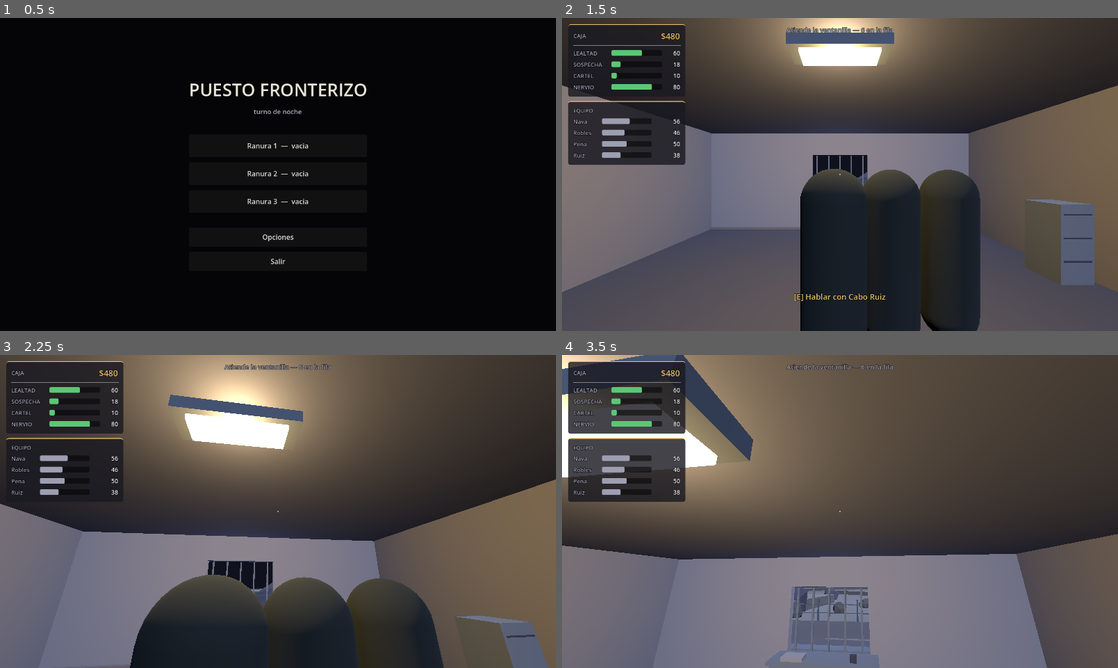
Above: before the commit, frames 1-4 (two rows, left to right).
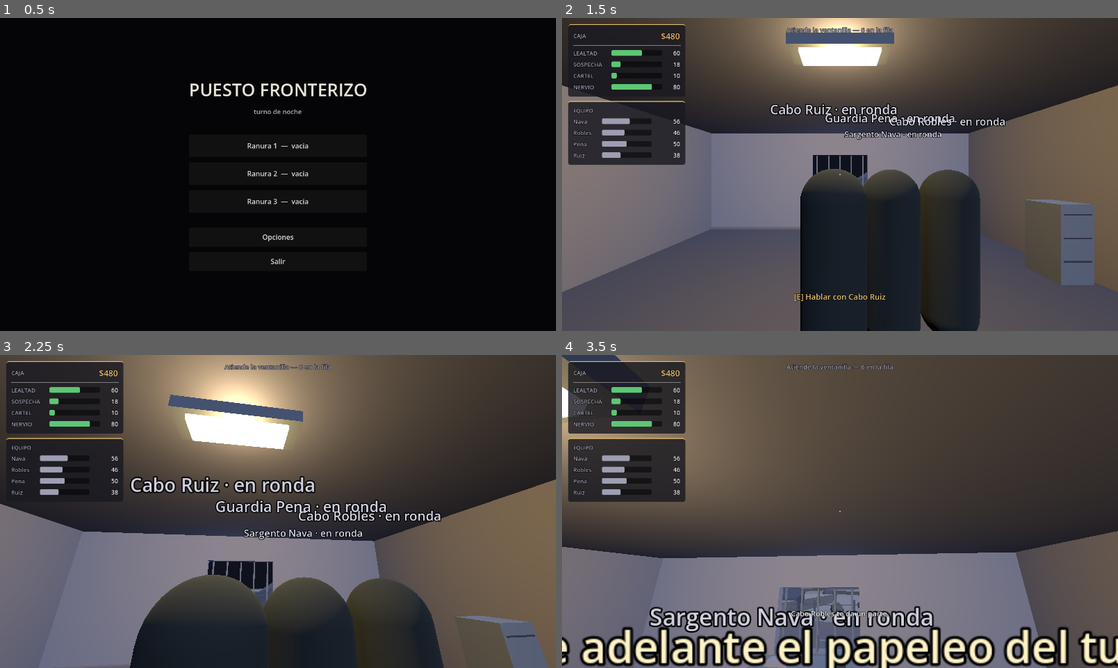
Above: after the commit, the same moments.

Repository: Yorfad/juego
Game: Godot game, scene res://scenes/main_menu.tscn
Two runs of this game, one before a commit and one after it. Both use one fixed random seed, a clock stepped at 60 frames per second and the inputs below.
Inputs (mouse positions are in pixels of both pictures, inside the frame that each line leads up to):
- Up to frame 1 (0.5 s): no input
- Up to frame 2 (1.5 s): click "Ranura 1 — vacia" at 0.5 s; click "Empezar turno" at 1.25 s
- Up to frame 3 (2.25 s): tap Enter at 2 s; move the mouse to (305, 511) at 2.02 s; hold W from 2.03 s (still down); tap E at 2.1 s
- Up to frame 4 (3.5 s): keep holding W; tap Space at 2.27, 3.02 s; move the mouse to (812, 511) at 2.77 s; tap E at 2.85 s

Frame 1 is identical in both runs. In frame 2, 1.4% of the frame differs, in the area x 37-80%, y 27-39%; in frame 3, 2.6%; in frame 4, 23%, in the area x 0-100%, y 0-100%.

Commit message:
Puerta sin parpadeo + companeros legibles
- Puerta: empieza cerrada, hoja separada del plano de la pared (no coplanar ->
  sin z-fight), tween en rotation:y (radianes). Colision en capa 4: bloquea al
  jugador, los companeros la ignoran. player.collision_mask = 1|8.
- companion.gd: rotulo Label3D persistente sobre cada uno ("<Nombre> · en ronda
  / te busca / se aparta", coloreado por banda). Avisos (toast) cuando: te dan
  un parte, los pillas apartandose, o completan algo turbio (falta dinero /
  filtracion). Mas frecuencia de partes, tiempos mas cortos. Saludo en rotation:x.

Co-Authored-By: Claude Sonnet 5 <noreply@anthropic.com>
Claude-Session: https://claude.ai/code/session_01Eay4HqBPnDMfxUkYf3EmSx

Diff:
--- a/scripts/companion.gd
+++ b/scripts/companion.gd
@@ -36,13 +36,14 @@
 var _here := "center"
 var _think_t := 3.0
 var _state_t := 0.0
-var _bubble: Label3D
-var _bubble_t := 0.0
+var _label: Label3D          # rotulo persistente: "<Nombre> · <estado>" o la frase del parte
+var _say_t := 0.0
 var _arm_r: Node3D
+var _notify := Callable()    # world.gd: mostrar un aviso (toast)
 
 
 func setup(cid: String, cdef: Dictionary, player, wp: Dictionary,
-		links: Dictionary, cover: Array, active_cb: Callable) -> void:
+		links: Dictionary, cover: Array, active_cb: Callable, notify_cb: Callable) -> void:
 	id = cid
 	def = cdef
 	boldness = float(cdef.get("boldness", 0.6))
@@ -51,21 +52,22 @@
 	_links = links
 	_cover = cover
 	_active = active_cb
+	_notify = notify_cb
 	_arm_r = find_child("arm_r", true, false)
 	_here = _nearest_wp()
-	_think_t = randf_range(4.0, 10.0)
+	_think_t = randf_range(1.5, 4.0)
+	_refresh_label()
 
 
 func _ready() -> void:
-	_bubble = Label3D.new()
-	_bubble.position.y = 2.15
-	_bubble.billboard = BaseMaterial3D.BILLBOARD_ENABLED
-	_bubble.font_size = 42
-	_bubble.outline_size = 10
-	_bubble.pixel_size = 0.0033
-	_bubble.modulate = Color(0.96, 0.93, 0.82)
-	_bubble.visible = false
-	add_child(_bubble)
+	_label = Label3D.new()
+	_label.position.y = 2.25
+	_label.billboard = BaseMaterial3D.BILLBOARD_ENABLED
+	_label.font_size = 34
+	_label.outline_size = 9
+	_label.pixel_size = 0.0032
+	_label.modulate = Color(0.9, 0.88, 0.82)
+	add_child(_label)
 
 
 func interact(player) -> void:
@@ -74,11 +76,40 @@
 
 
 func say(text: String, seconds: float) -> void:
-	if _bubble == null:
-		return
-	_bubble.text = text
-	_bubble.visible = true
-	_bubble_t = seconds
+	if _label == null:
+		return
+	_label.text = text
+	_label.modulate = Color(1.0, 0.95, 0.78)
+	_say_t = seconds
+
+
+func _notify_toast(t: String) -> void:
+	if _notify.is_valid():
+		_notify.call(t)
+
+
+func _refresh_label() -> void:
+	if _label == null or _say_t > 0.0:
+		return
+	_label.text = "%s · %s" % [GameState.crew_name(id), _state_word()]
+	_label.modulate = _state_color()
+
+
+func _state_word() -> String:
+	if _state == St.APPROACH or _state == St.REPORT:
+		return "te busca"
+	if _state == St.SNEAK or _state == St.CONCEAL:
+		return "se aparta"
+	return "en ronda"
+
+
+func _state_color() -> Color:
+	var b := band()
+	if b == "hostile":
+		return Color(0.92, 0.55, 0.5)
+	if b == "loyal":
+		return Color(0.6, 0.86, 0.62)
+	return Color(0.82, 0.82, 0.88)
 
 
 func band() -> String:
@@ -87,10 +118,10 @@
 
 # --------------------------------------------------------------------- loop
 func _physics_process(delta: float) -> void:
-	if _bubble_t > 0.0:
-		_bubble_t -= delta
-		if _bubble_t <= 0.0 and _bubble != null:
-			_bubble.visible = false
+	if _say_t > 0.0:
+		_say_t -= delta
+		if _say_t <= 0.0:
+			_refresh_label()
 
 	if not is_on_floor():
 		velocity.y -= GRAVITY * delta
@@ -106,6 +137,7 @@
 
 	_state_t += delta
 	_think_t -= delta
+	_refresh_label()
 
 	match _state:
 		St.IDLE:
@@ -129,14 +161,14 @@
 
 # ----------------------------------------------------------------- decidir
 func _decide() -> void:
-	_think_t = randf_range(9.0, 18.0)
+	_think_t = randf_range(6.0, 12.0)
 	var b := band()
 	var r := randf()
-	if b == "hostile" and r < 0.42 + boldness * 0.25:
+	if b == "hostile" and r < 0.40 + boldness * 0.30:
 		_start_sneak()
-	elif b != "hostile" and r < 0.28 + boldness * 0.22:
+	elif b != "hostile" and r < 0.42 + boldness * 0.28:
 		_start_approach()
-	elif r < 0.78:
+	elif r < 0.82:
 		_go_to(_rand(_wander_list()), St.PATROL)
 	else:
 		_state = St.IDLE
@@ -175,12 +207,12 @@
 
 func _go_innocent() -> void:
 	_salute(false)
+	_notify_toast("%s se aparta demasiado rapido. Algo se trae entre manos." % GameState.crew_name(id))
+	say("...", 1.6)
 	var g := _rand(_wander_list())
 	_path = _path_to(g) if g != "" else []
 	_state = St.INNOCENT
 	_state_t = 0.0
-	if randf() < 0.4:
-		say("...", 1.4)
 
 
 # ----------------------------------------------------------------- mover
@@ -231,6 +263,10 @@
 	GameState.nudge_meter(key, (-amt if key == "cash" else amt))
 	GameState.adjust_trust(id, -1)
 	did_shady = true
+	if key == "cash":
+		_notify_toast("Falta dinero en la caja. Alguien la toco.")
+	elif key == "command_suspicion":
+		_notify_toast("Los mandos parecen saber mas de lo que deberian.")
 	_go_to(_rand(_wander_list()), St.PATROL)
 
 
@@ -245,10 +281,11 @@
 	if _state_t < 0.15:
 		_salute(true)
 		var line := _rand(def.get("reports", ["Sin novedad, comandante."]))
-		say(GameState.crew_name(id) + ": " + line, 4.5)
+		say(GameState.crew_name(id) + ": " + line, 5.0)
+		_notify_toast("%s te da un parte." % GameState.crew_name(id))
 		if band() == "loyal" and randf() < 0.5:
 			GameState.nudge_meter("command_suspicion", -2)
-	elif _state_t > 4.6:
+	elif _state_t > 5.0:
 		_salute(false)
 		_go_to(_rand(_wander_list()), St.PATROL)
 
@@ -257,7 +294,7 @@
 	if _arm_r == null:
 		return
 	var tw := create_tween()
-	tw.tween_property(_arm_r, "rotation_degrees:x", (138.0 if up else 0.0), 0.28)
+	tw.tween_property(_arm_r, "rotation:x", (deg_to_rad(138.0) if up else 0.0), 0.28)
 
 
 # ----------------------------------------------------------------- percepcion
--- a/scripts/player.gd
+++ b/scripts/player.gd
@@ -24,6 +24,8 @@
 
 
 func _ready() -> void:
+	collision_mask = 1 | 8   # paredes/suelo (1) + la hoja de la puerta (capa 4)
+
 	var col := CollisionShape3D.new()
 	var cap := CapsuleShape3D.new()
 	cap.height = 1.8
--- a/scripts/world.gd
+++ b/scripts/world.gd
@@ -56,7 +56,7 @@
 var _companions := {}      # id -> CharacterBody3D (companion.gd)
 var _door_pivot: Node3D
 var _door_shape: CollisionShape3D
-var _door_open := true      # empieza abierta para que el equipo entre y salga
+var _door_open := false
 
 # --- trafico -----------------------------------------------------------
 # Todo el trafico llega SIEMPRE desde el oeste, por el carril cercano a la
@@ -252,15 +252,19 @@
 
 # ------------------------------------------------------------------ puerta
 func _build_door() -> void:
-	# Pivote (bisagra) en el borde izquierdo del hueco de la pared trasera.
+	_door_open = false
+	# Pivote (bisagra) en el borde izquierdo del hueco, un poco DENTRO de la sala
+	# para que la hoja no quede coplanar con la pared (evita el parpadeo).
 	_door_pivot = Node3D.new()
-	_door_pivot.position = Vector3(-0.05, 1.02, 3.92)
+	_door_pivot.position = Vector3(-0.05, 1.02, 3.78)
 	add_child(_door_pivot)
 
 	var leaf := StaticBody3D.new()
+	leaf.collision_layer = 8   # capa 4: solo el jugador la choca; los companeros la ignoran
+	leaf.collision_mask = 0
 	_door_shape = CollisionShape3D.new()
 	var bs := BoxShape3D.new()
-	bs.size = Vector3(1.05, 1.98, 0.08)
+	bs.size = Vector3(1.05, 1.98, 0.07)
 	_door_shape.shape = bs
 	_door_shape.position = Vector3(0.55, 0.0, 0.0)   # la hoja sale hacia +X del pivote
 	leaf.add_child(_door_shape)
@@ -268,7 +272,7 @@
 	var bm := BoxMesh.new()
 	bm.size = bs.size
 	var mat := StandardMaterial3D.new()
-	mat.albedo_color = Color(0.34, 0.24, 0.16)
+	mat.albedo_color = Color(0.36, 0.25, 0.16)
 	mat.roughness = 1.0
 	bm.material = mat
 	mi.mesh = bm
@@ -276,13 +280,11 @@
 	leaf.add_child(mi)
 	_door_pivot.add_child(leaf)
 
-	# estado inicial (abierta)
 	_door_shape.disabled = _door_open
-	_door_pivot.rotation_degrees.y = -105.0 if _door_open else 0.0
-
-	# Zona de "E" en el vano, alcanzable desde dentro y desde fuera.
+	_door_pivot.rotation.y = 0.0
+
 	var zone = _make_interactable(
-		Vector3(1.5, 2.0, 1.4), Vector3(0.5, 1.0, 3.92),
+		Vector3(1.6, 2.0, 1.6), Vector3(0.5, 1.0, 3.9),
 		Color(0, 0, 0), "Abrir / cerrar la puerta")
 	zone.connect("interacted", _on_door)
 	_door = zone
@@ -321,13 +323,19 @@
 		add_child(body)
 		body.global_position = home + Vector3(randf_range(-1.2, 1.2), 0, randf_range(-1.2, 1.2))
 		body.set("prompt", "Hablar con " + GameState.crew_name(cid))
-		body.setup(cid, GameState.crew_def(cid), _player, WAYPOINTS, LINKS, COVER, _companions_active)
+		body.setup(cid, GameState.crew_def(cid), _player, WAYPOINTS, LINKS, COVER,
+			_companions_active, _on_companion_notice)
 		body.connect("interacted", _on_crew_interact.bind(cid))
 		_companions[cid] = body
 
 
 func _companions_active() -> bool:
 	return _shift_running and not _busy
+
+
+func _on_companion_notice(t: String) -> void:
+	if _hud != null:
+		_hud.toast(t)
 
 
 func _on_looked_at(node: Node) -> void:
@@ -531,8 +539,8 @@
 	_door_open = not _door_open
 	_door_shape.disabled = _door_open
 	var tw := create_tween()
-	tw.set_trans(Tween.TRANS_SINE).set_ease(Tween.EASE_IN_OUT)
-	tw.tween_property(_door_pivot, "rotation_degrees:y", (-105.0 if _door_open else 0.0), 0.5)
+	tw.set_trans(Tween.TRANS_SINE).set_ease(Tween.EASE_OUT)
+	tw.tween_property(_door_pivot, "rotation:y", (deg_to_rad(-100.0) if _door_open else 0.0), 0.45)
 
 
 func _end_shift() -> void:
